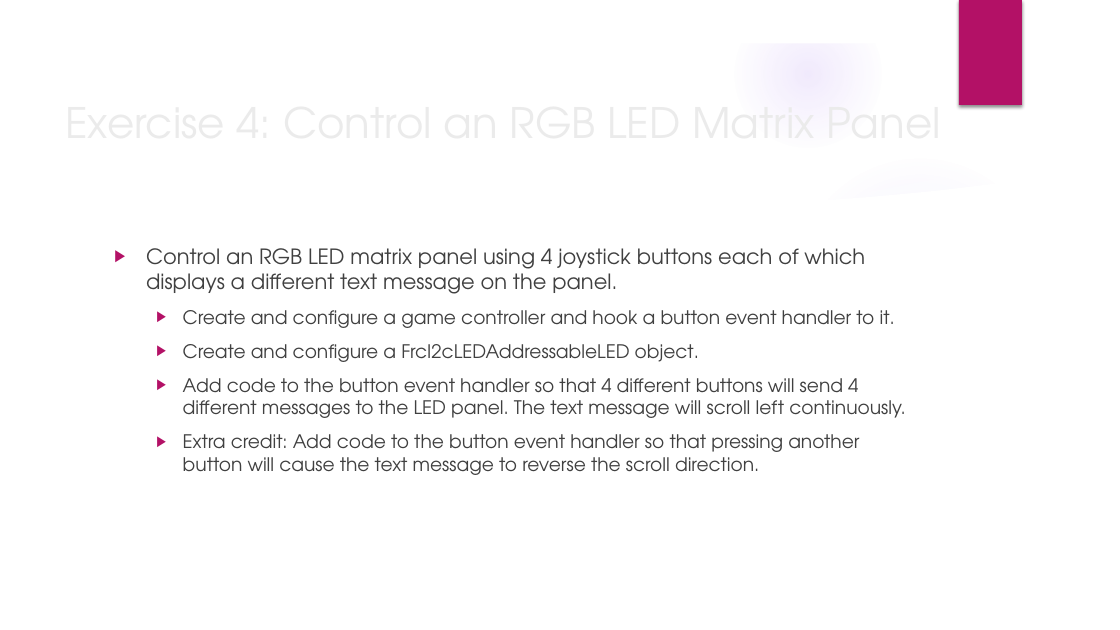
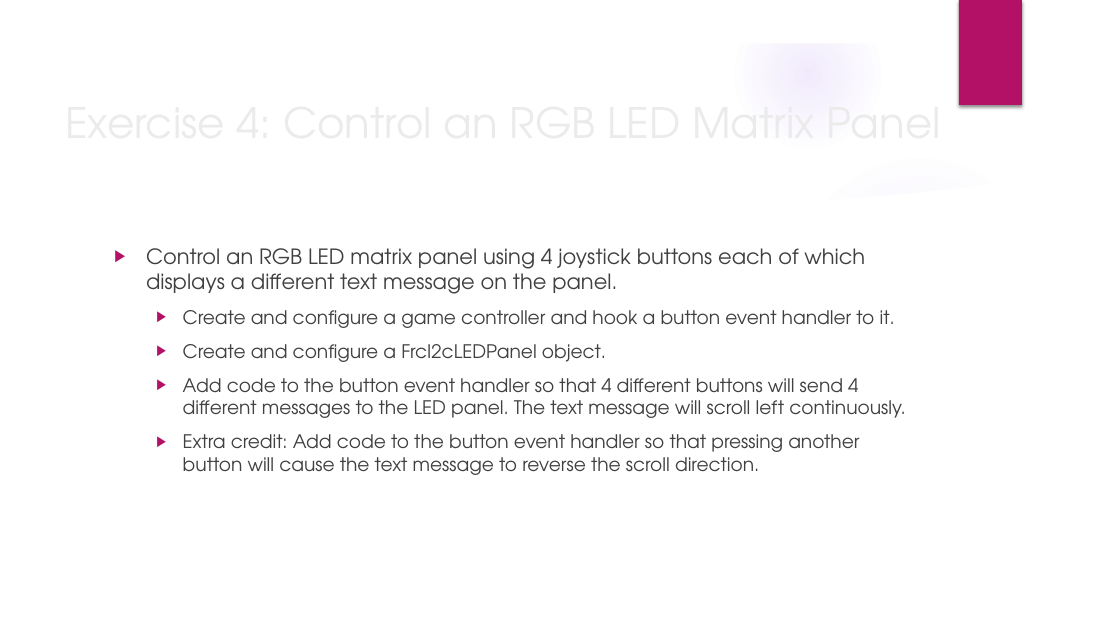
Before and after one commit to trc492/FrcProgrammingClass, a slide deck: slide 10 of Lesson6/AdvancedRoboticsLesson6.pptx. Drawn at 1120x630 pixels with LibreOffice and Linux fonts; fonts in the diff are those of the drawing; background and template pictures are left out. Boxes give left, top, right and bottom in pixels: in the first picture for what was removed or moved away, otherwise in the second. Text is boxed around its words. In the diff, an @@ line names an element or a change of style, - is before the commit and + after.

Commit message:
Added Talon FX slides and exercises. Added Driver Station Input/Output.

```diff
--- a/Lesson6/AdvancedRoboticsLesson6.pptx
+++ b/Lesson6/AdvancedRoboticsLesson6.pptx
@@ text at bbox=[183, 344, 606, 362]: text changed @@
-  ▶ Create and configure a FrcI2cLEDAddressableLED object.
+  ▶ Create and configure a FrcI2cLEDPanel object.
```
Also in this commit, not shown: 2 other slides changed, 4 slides added.
